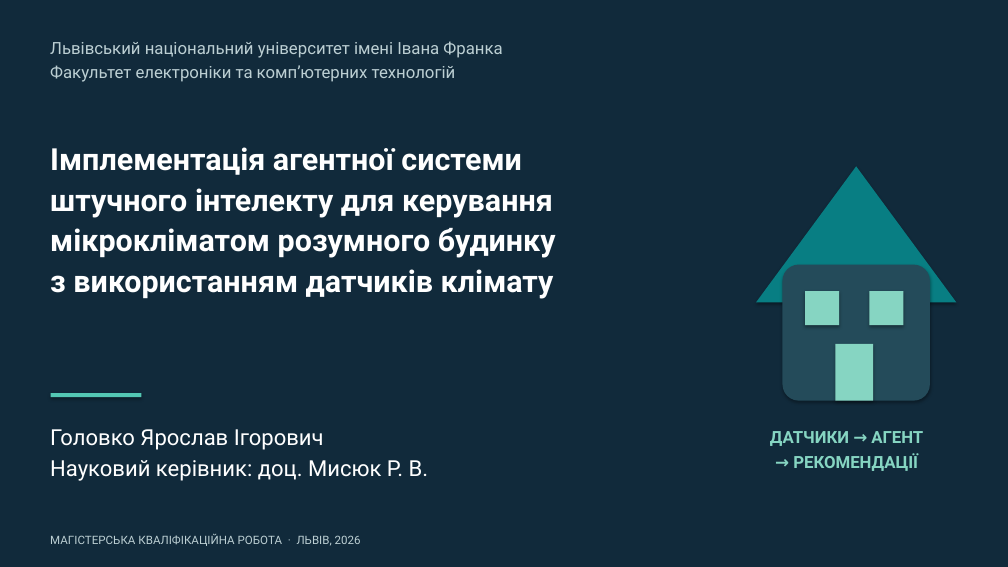
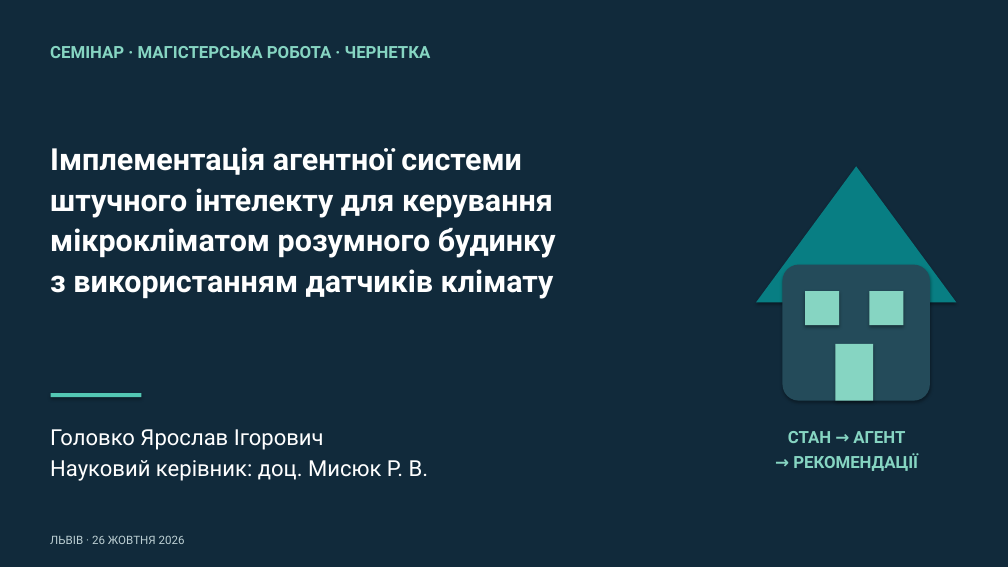
Before and after one commit to Lowckick/ai_house_model, a slide deck: slide 1 of docs/presentation/presentation.pptx. Drawn at 1008x567 pixels with LibreOffice and Linux fonts; fonts in the diff are those of the drawing. Boxes give left, top, right and bottom in pixels: in the first picture for what was removed or moved away, otherwise in the second. Text is boxed around its words. In the diff, an @@ line names an element or a change of style, - is before the commit and + after.

```diff
--- a/docs/presentation/presentation.pptx
+++ b/docs/presentation/presentation.pptx
@@ text at (50, 46, 431, 58): text changed; text colour #BCCFD3 to #86D5C2; bold on @@
-Львівський національний університет імені Івана Франка
-Факультет електроніки та комп’ютерних технологій
+СЕМІНАР · МАГІСТЕРСЬКА РОБОТА · ЧЕРНЕТКА
@@ text at (788, 431, 905, 443): text changed @@
-ДАТЧИКИ → АГЕНТ
+СТАН → АГЕНТ
@@ text at (50, 535, 185, 544): text changed @@
-МАГІСТЕРСЬКА КВАЛІФІКАЦІЙНА РОБОТА · ЛЬВІВ, 2026
+ЛЬВІВ · 26 ЖОВТНЯ 2026
```
Also in this commit, not shown: 2 other slides changed, 7 slides added, 7 slides removed, 10 other files.
